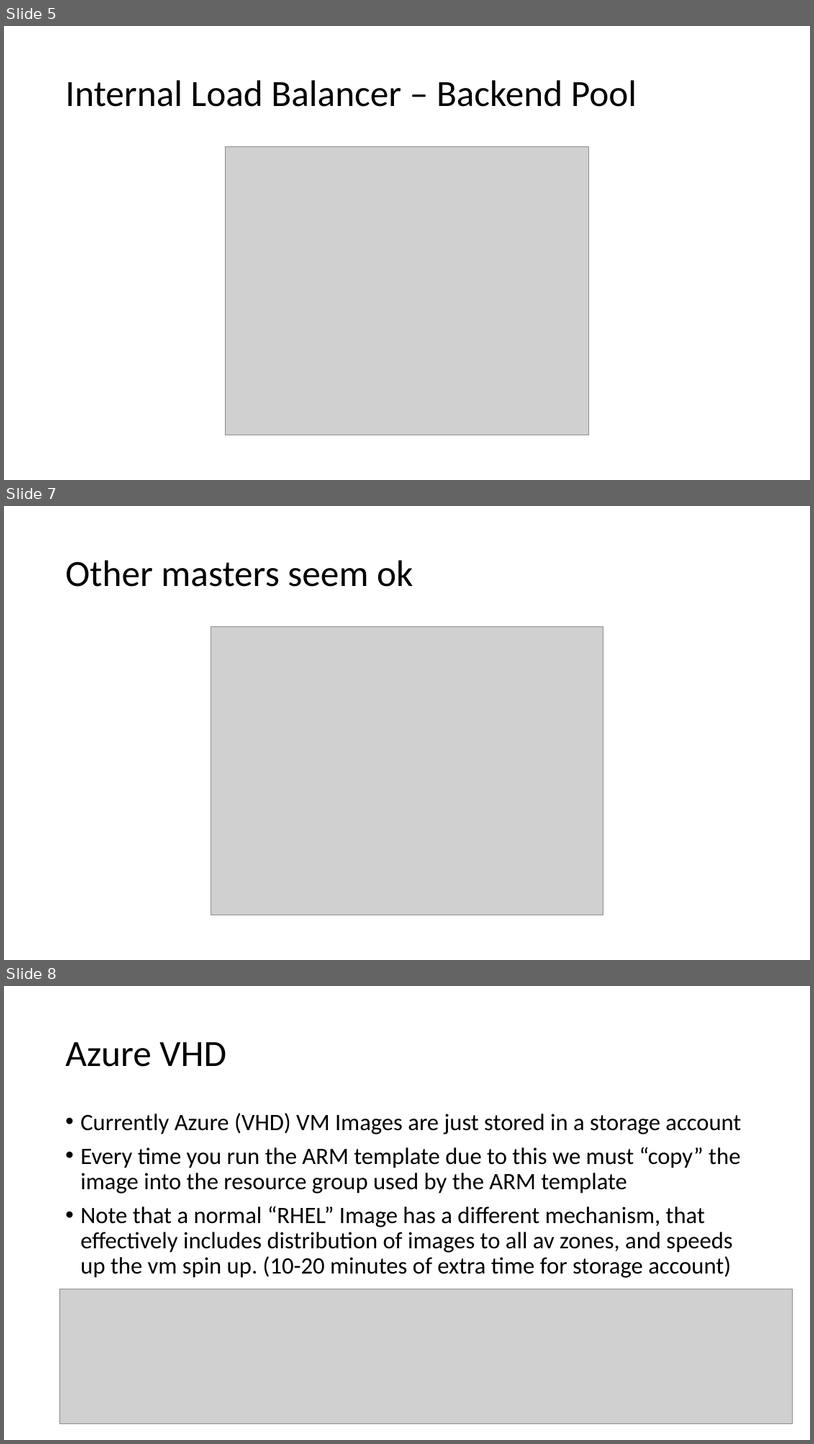
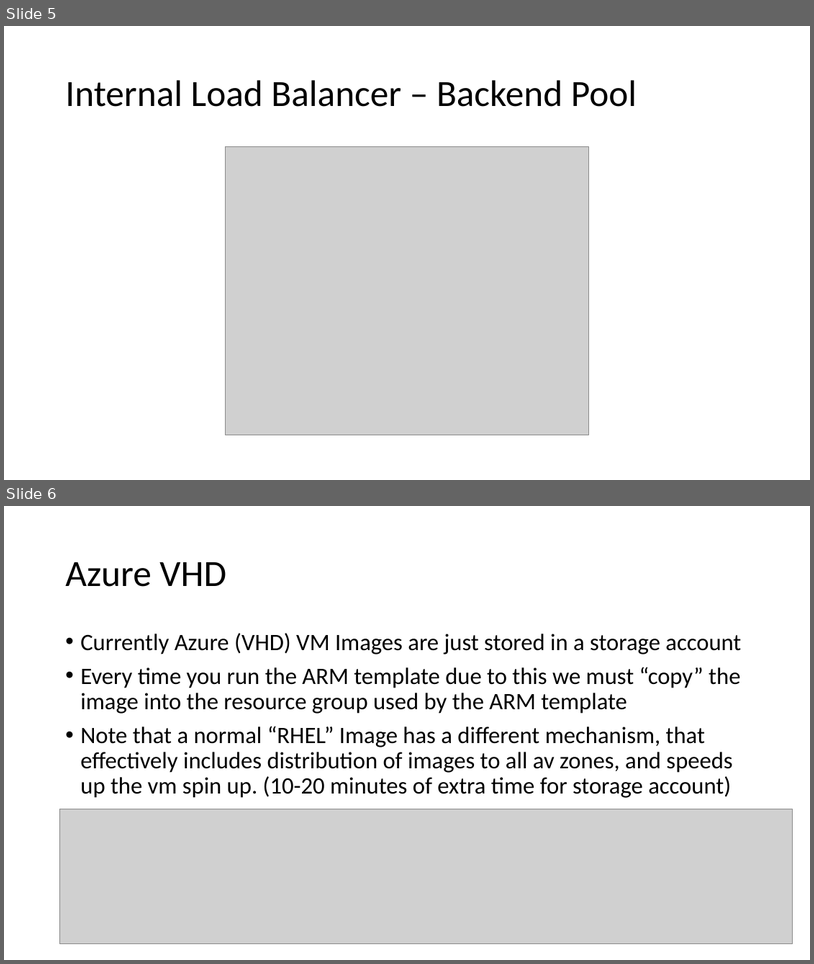
Before and after one commit to glennswest/ocpupi4azure, a slide deck: arm/doc/azocpupidemo2.pptx. Shown one above the other, each under a label of ours: slides 5, 7 and 8 before the commit, slides 5 and 6 after it; the slides between them are not shown. The pictures are 814x1444 and 814x964 pixels, drawn with LibreOffice and Linux fonts; fonts in the diff are those of the drawing; grey boxes stand for pictures. Boxes give left, top, right and bottom in pixels: in the first picture for what was removed or moved away, otherwise in the second. Text is boxed around its words. In the diff, an @@ line names an element or a change of style, - is before the commit and + after.

```diff
--- a/arm/doc/azocpupidemo2.pptx
+++ b/arm/doc/azocpupidemo2.pptx
@@ slide 7 removed at (4,506,810,960), background #FFFFFF @@
@@ title removed at (65,560,413,587) @@
-Other masters seem ok
@@ picture removed at (211,627,604,915) @@
@@ what was slide 8 is now slide 6 @@
```
Also in this commit, not shown: 2 slides changed, 2 slides added, 1 other slide removed, 2 other files.
